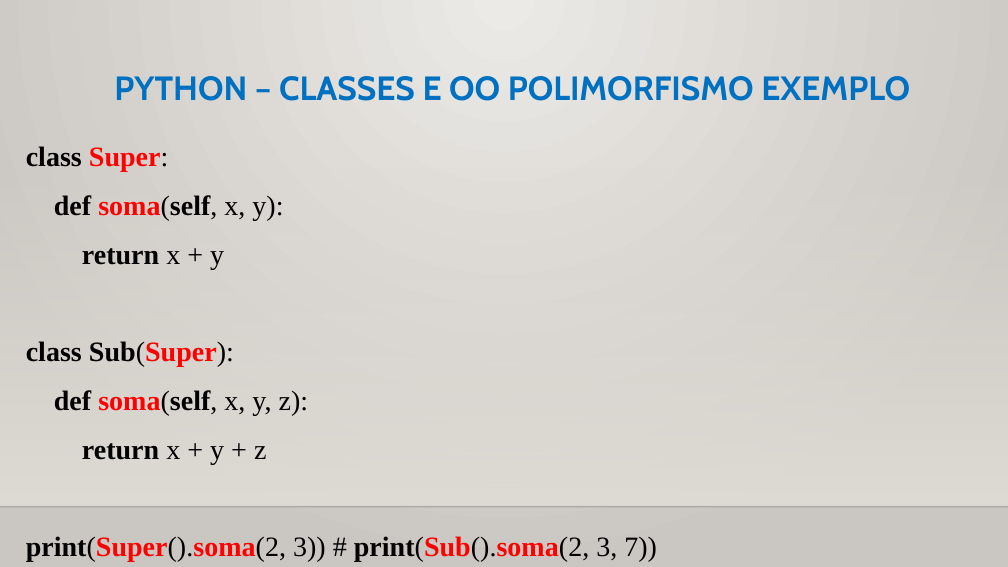
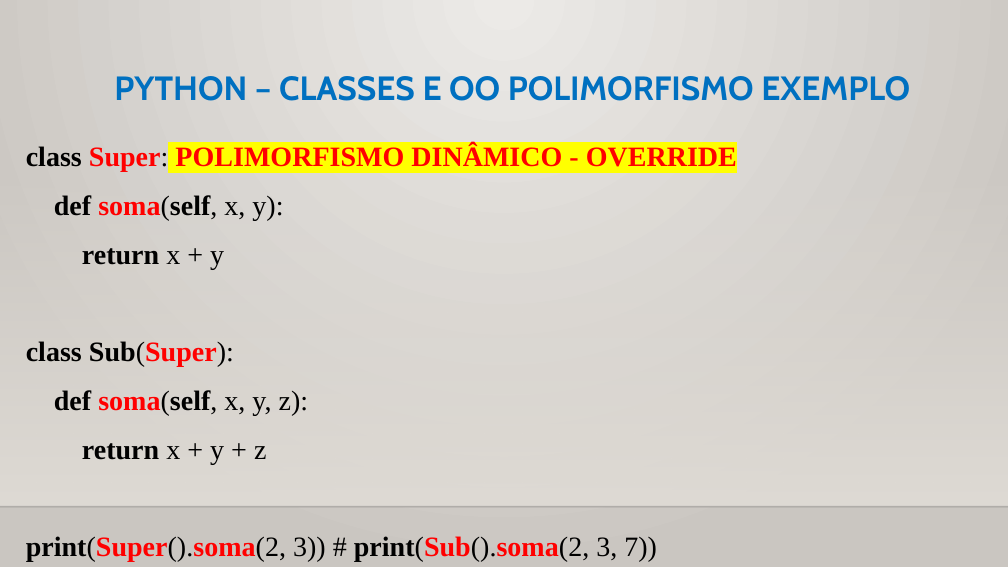
Before and after one commit to CloudEducationBrazil/WydenUniRuyPythonRAD, a slide deck: slide 30 of 01 Classes/Aula 11 RAD Python - Classes - Orientação a Objetos.pptx (slide 27 before the commit). Drawn at 1008x567 pixels with LibreOffice and Linux fonts; fonts in the diff are those of the drawing; background and template pictures are left out. Boxes give left, top, right and bottom in pixels: in the first picture for what was removed or moved away, otherwise in the second. Text is boxed around its words. In the diff, an @@ line names an element or a change of style, - is before the commit and + after.

Commit message:
ajustesss Python RAD 02112023

```diff
--- a/01 Classes/Aula 11 RAD Python - Classes - Orientação a Objetos.pptx
+++ b/01 Classes/Aula 11 RAD Python - Classes - Orientação a Objetos.pptx
@@ text at (26, 145, 737, 172): text changed; text colour #000000 to #FF0000 @@
-class Super:
+class Super: POLIMORFISMO DINÂMICO - OVERRIDE
```
Also in this commit, not shown: 5 other slides changed, 3 slides added.
